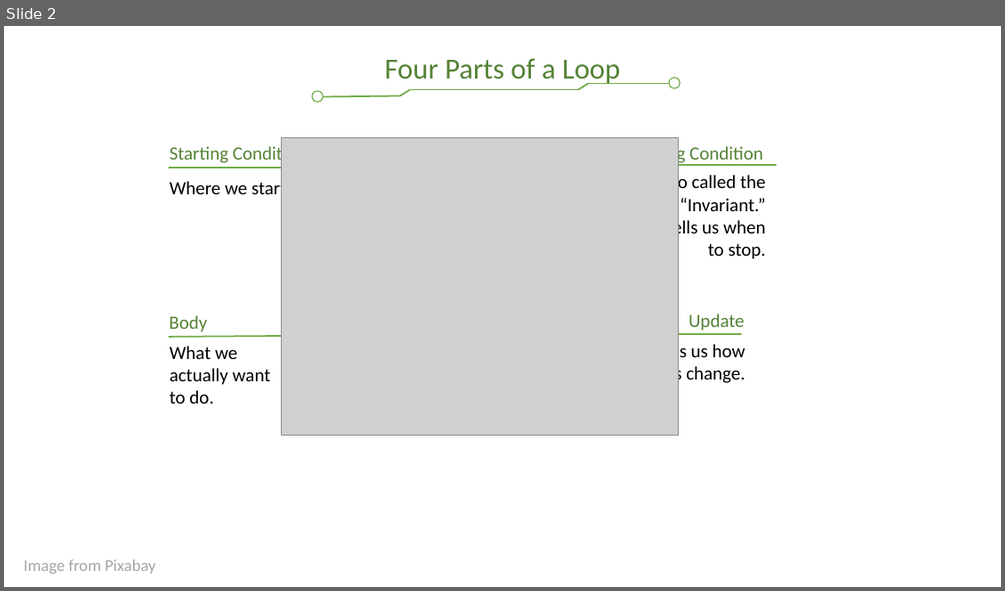
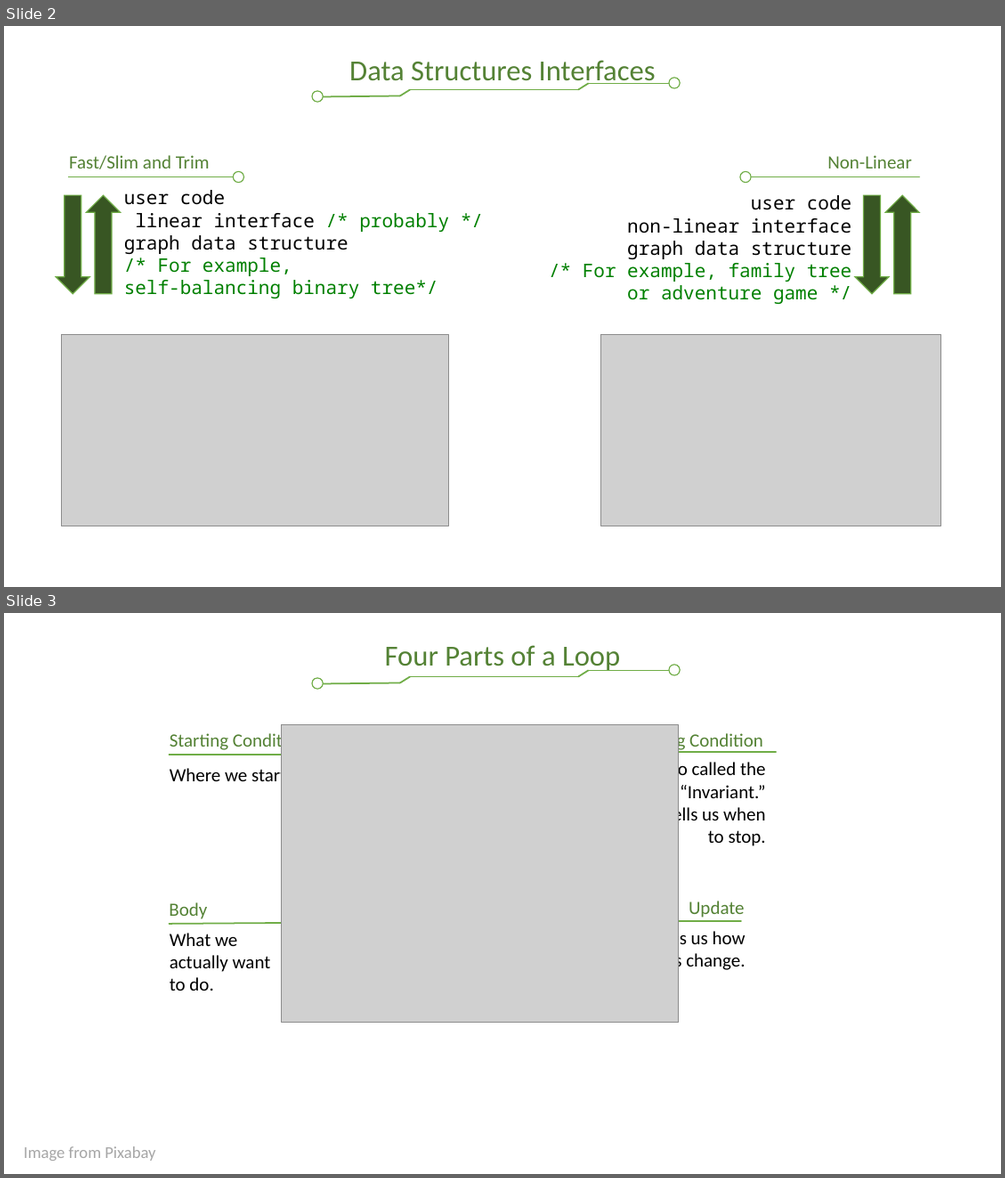
Before and after one commit to csci3320/fall2020, a slide deck: Data Structures Parts and Terms.pptx. Shown one above the other, each under a label of ours: slide 2 before the commit, slides 2 and 3 after it. The pictures are 1005x591 and 1005x1178 pixels, drawn with LibreOffice and Linux fonts; fonts in the diff are those of the drawing; grey boxes stand for pictures; background and template pictures are left out. Boxes give left, top, right and bottom in pixels: in the first picture for what was removed or moved away, otherwise in the second. Text is boxed around its words. In the diff, an @@ line names an element or a change of style, - is before the commit and + after.

Commit message:
Add interface slide

```diff
--- a/Data Structures Parts and Terms.pptx
+++ b/Data Structures Parts and Terms.pptx
@@ slide 2 added at [4, 26, 1001, 587], background #FFFFFF @@
@@ text added at [349, 60, 655, 88], 28 pt, text #548235 @@
+Data Structures Interfaces
@@ group added at [312, 78, 680, 103]: 5 lines, 2 ellipses @@
@@ text added at [69, 155, 210, 169], 18 pt, text #548235 @@
+Fast/Slim and Trim
@@ text added at [827, 155, 911, 168], 18 pt, text #548235 @@
+Non-Linear
@@ line added from (68, 177) to (236, 177), #70AD47 1.5 pt @@
@@ ellipse added at [233, 172, 244, 183], fill #FFFFFF, outline #70AD47 1 pt @@
@@ ellipse added at [740, 172, 751, 183], fill #FFFFFF, outline #70AD47 1 pt @@
@@ line added from (751, 177) to (919, 177), #70AD47 1.5 pt @@
@@ down arrow added at [56, 195, 89, 294], fill #385723, outline #70AD47 1 pt @@
@@ down arrow added at [86, 195, 120, 294], fill #385723, outline #70AD47 1 pt @@
@@ text added at [124, 190, 449, 298], 18 pt, text #008000 @@
+user code
+linear interface /* probably */
+graph data structure
+/* For example,
+self-balancing binary tree*/
@@ text added at [582, 195, 851, 304], 18 pt, text #000000 @@
+user code
+non-linear interface
+graph data structure
+/* For example, family tree
+or adventure game */
@@ down arrow added at [855, 195, 889, 294], fill #385723, outline #70AD47 1 pt @@
@@ down arrow added at [886, 195, 919, 294], fill #385723, outline #70AD47 1 pt @@
@@ picture added at [62, 335, 448, 525] @@
@@ picture added at [601, 335, 941, 525] @@
@@ what was slide 2 is now slide 3 @@
```
Also in this commit, not shown: 1 slide changed.
